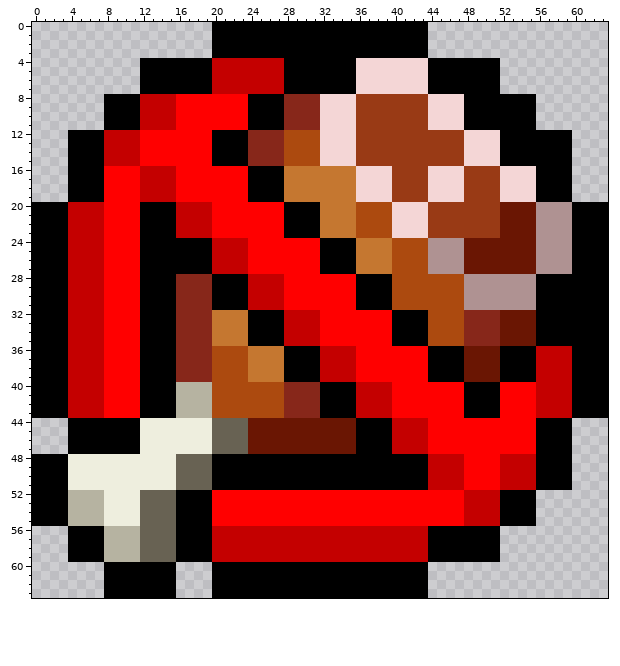
Pixel-art sprite -- ducktales/src/main/resources/Status/Buff_wellfed.png. That is the earlier state.
The file is 64x64 pixels.
Now the later version:
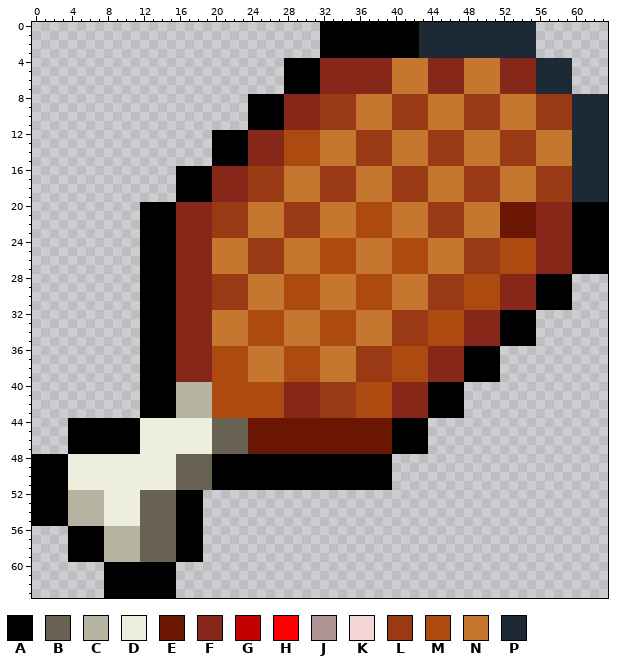
Palette (. is transparent): A #000000  B #686253  C #b6b3a1  D #eeeede  E #6a1603  F #87271a  G #c40000  H #ff0000  J #af9292  K #f4d6d6  L #993a15  M #ac4a0f  N #c57730  P #1e2936
Edits made:
Changed rows in their new state; - is an unchanged pixel.
first column x 0:
 0 --------------------............-----------PPPPPPPPPPPPP--------
 1 --------------------............-----------PPPPPPPPPPPPP--------
 2 --------------------............-----------PPPPPPPPPPPPP--------
 3 --------------------............-----------PPPPPPPPPPPPP--------
 4 ------------................----FFFFFFFFNNNNFFFFNNNNFFFFPPPP----
 5 ------------................----FFFFFFFFNNNNFFFFNNNNFFFFPPPP----
 6 ------------................----FFFFFFFFNNNNFFFFNNNNFFFFPPPP----
 7 ------------................----FFFFFFFFNNNNFFFFNNNNFFFFPPPP----
 8 --------................--------LLLLNNNN----NNNNLLLLNNNNLLLLPPPP
 9 --------................--------LLLLNNNN----NNNNLLLLNNNNLLLLPPPP
10 --------................--------LLLLNNNN----NNNNLLLLNNNNLLLLPPPP
11 --------................--------LLLLNNNN----NNNNLLLLNNNNLLLLPPPP
12 ----................------------NNNN----NNNN----NNNNLLLLNNNNPPPP
13 ----................------------NNNN----NNNN----NNNNLLLLNNNNPPPP
14 ----................------------NNNN----NNNN----NNNNLLLLNNNNPPPP
15 ----................------------NNNN----NNNN----NNNNLLLLNNNNPPPP
16 ----............AAAAFFFFLLLL----LLLLNNNN----NNNN----NNNNLLLLPPPP
17 ----............AAAAFFFFLLLL----LLLLNNNN----NNNN----NNNNLLLLPPPP
18 ----............AAAAFFFFLLLL----LLLLNNNN----NNNN----NNNNLLLLPPPP
19 ----............AAAAFFFFLLLL----LLLLNNNN----NNNN----NNNNLLLLPPPP
20 ............----FFFFLLLLNNNNLLLL--------NNNN----NNNN----FFFF----
21 ............----FFFFLLLLNNNNLLLL--------NNNN----NNNN----FFFF----
22 ............----FFFFLLLLNNNNLLLL--------NNNN----NNNN----FFFF----
23 ............----FFFFLLLLNNNNLLLL--------NNNN----NNNN----FFFF----
24 ............----FFFFNNNNLLLLNNNNMMMM--------NNNNLLLLMMMMFFFF----
25 ............----FFFFNNNNLLLLNNNNMMMM--------NNNNLLLLMMMMFFFF----
26 ............----FFFFNNNNLLLLNNNNMMMM--------NNNNLLLLMMMMFFFF----
27 ............----FFFFNNNNLLLLNNNNMMMM--------NNNNLLLLMMMMFFFF----
28 ............--------LLLLNNNNMMMMNNNNMMMMNNNNLLLLMMMMFFFF----....
29 ............--------LLLLNNNNMMMMNNNNMMMMNNNNLLLLMMMMFFFF----....
30 ............--------LLLLNNNNMMMMNNNNMMMMNNNNLLLLMMMMFFFF----....
31 ............--------LLLLNNNNMMMMNNNNMMMMNNNNLLLLMMMMFFFF----....
32 ............------------MMMMNNNNMMMMNNNNLLLL--------AAAA........
33 ............------------MMMMNNNNMMMMNNNNLLLL--------AAAA........
34 ............------------MMMMNNNNMMMMNNNNLLLL--------AAAA........
35 ............------------MMMMNNNNMMMMNNNNLLLL--------AAAA........
36 ............----------------MMMMNNNNLLLLMMMMFFFFAAAA............
37 ............----------------MMMMNNNNLLLLMMMMFFFFAAAA............
38 ............----------------MMMMNNNNLLLLMMMMFFFFAAAA............
39 ............----------------MMMMNNNNLLLLMMMMFFFFAAAA............
40 ............--------------------LLLLMMMMFFFFAAAA................
41 ............--------------------LLLLMMMMFFFFAAAA................
42 ............--------------------LLLLMMMMFFFFAAAA................
43 ............--------------------LLLLMMMMFFFFAAAA................
44 ------------------------------------EEEEAAAA................----
45 ------------------------------------EEEEAAAA................----
46 ------------------------------------EEEEAAAA................----
47 ------------------------------------EEEEAAAA................----
48 ----------------------------------------....................----
49 ----------------------------------------....................----
50 ----------------------------------------....................----
51 ----------------------------------------....................----
52 -------------------.....................................--------
53 -------------------.....................................--------
54 -------------------.....................................--------
55 -------------------.....................................--------
56 -------------------.................................------------
57 -------------------.................................------------
58 -------------------.................................------------
59 -------------------.................................------------
60 --------------------........................--------------------
61 --------------------........................--------------------
62 --------------------........................--------------------
63 --------------------........................--------------------
Where, in picture pixels (left, top, right, bottom), the same in both pictures:
changed: (32, 22, 608, 598)
